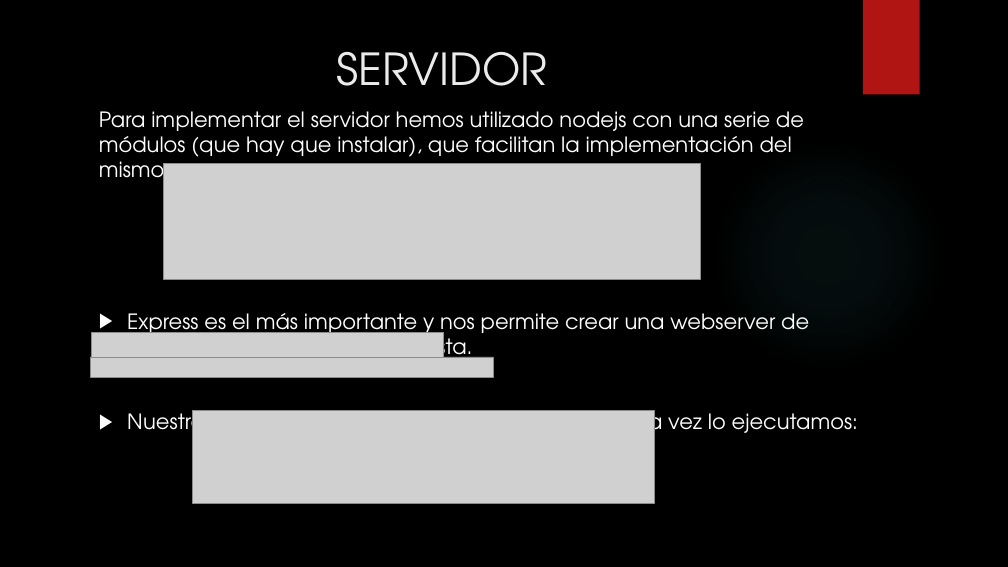
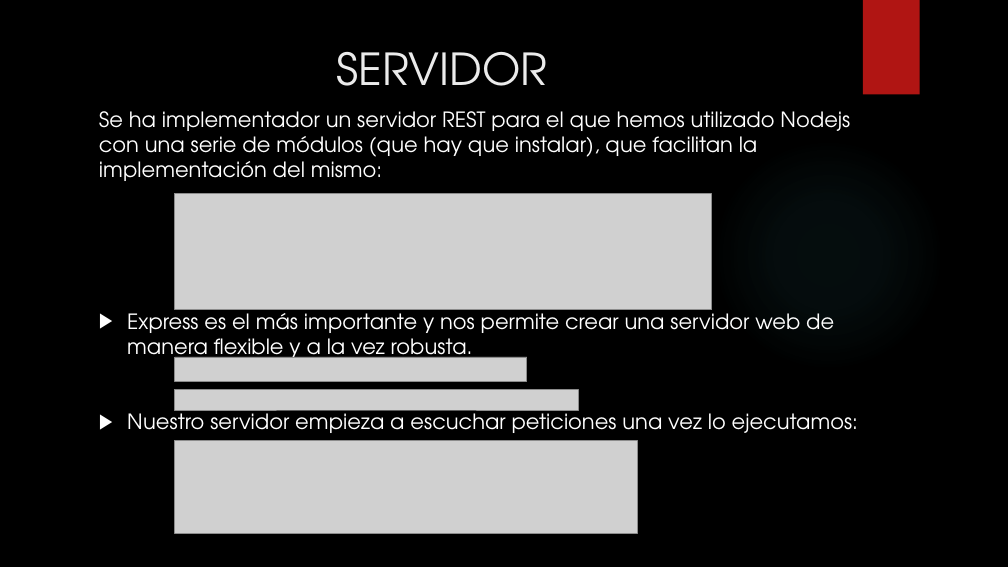
Before and after one commit to pesaura/LaboratorioTrabajo, a slide deck: slide 8 of LABORATORIO DE INGENIERIA.pptx. Drawn at 1008x567 pixels with LibreOffice and Linux fonts; fonts in the diff are those of the drawing; grey boxes stand for pictures; background and template pictures are left out. Boxes give left, top, right and bottom in pixels: in the first picture for what was removed or moved away, otherwise in the second. Text is boxed around its words. In the diff, an @@ line names an element or a change of style, - is before the commit and + after.

```diff
--- a/LABORATORIO DE INGENIERIA.pptx
+++ b/LABORATORIO DE INGENIERIA.pptx
@@ text at [99,111,850,364]: text changed @@
-Para implementar el servidor hemos utilizado nodejs con una serie de módulos (que hay que instalar), que facilitan la implementación del mismo:
-▶ Express es el más importante y nos permite crear una webserver de manera flexible y a la vez robusta.
+Se ha implementador un servidor REST para el que hemos utilizado Nodejs con una serie de módulos (que hay que instalar), que facilitan la implementación del mismo:
+▶ Express es el más importante y nos permite crear una servidor web de manera flexible y a la vez robusta.
@@ picture: place and size @@
-picture at [163,164,700,280]
+picture at [175,194,712,309]
@@ picture: place and size @@
-picture at [91,333,444,357]
+picture at [175,357,527,381]
@@ picture: place and size @@
-picture at [90,357,493,377]
+picture at [175,389,578,410]
@@ picture: place and size @@
-picture at [192,410,654,503]
+picture at [175,440,637,533]
```
Also in this commit, not shown: 11 other slides changed, 1 slide added.
